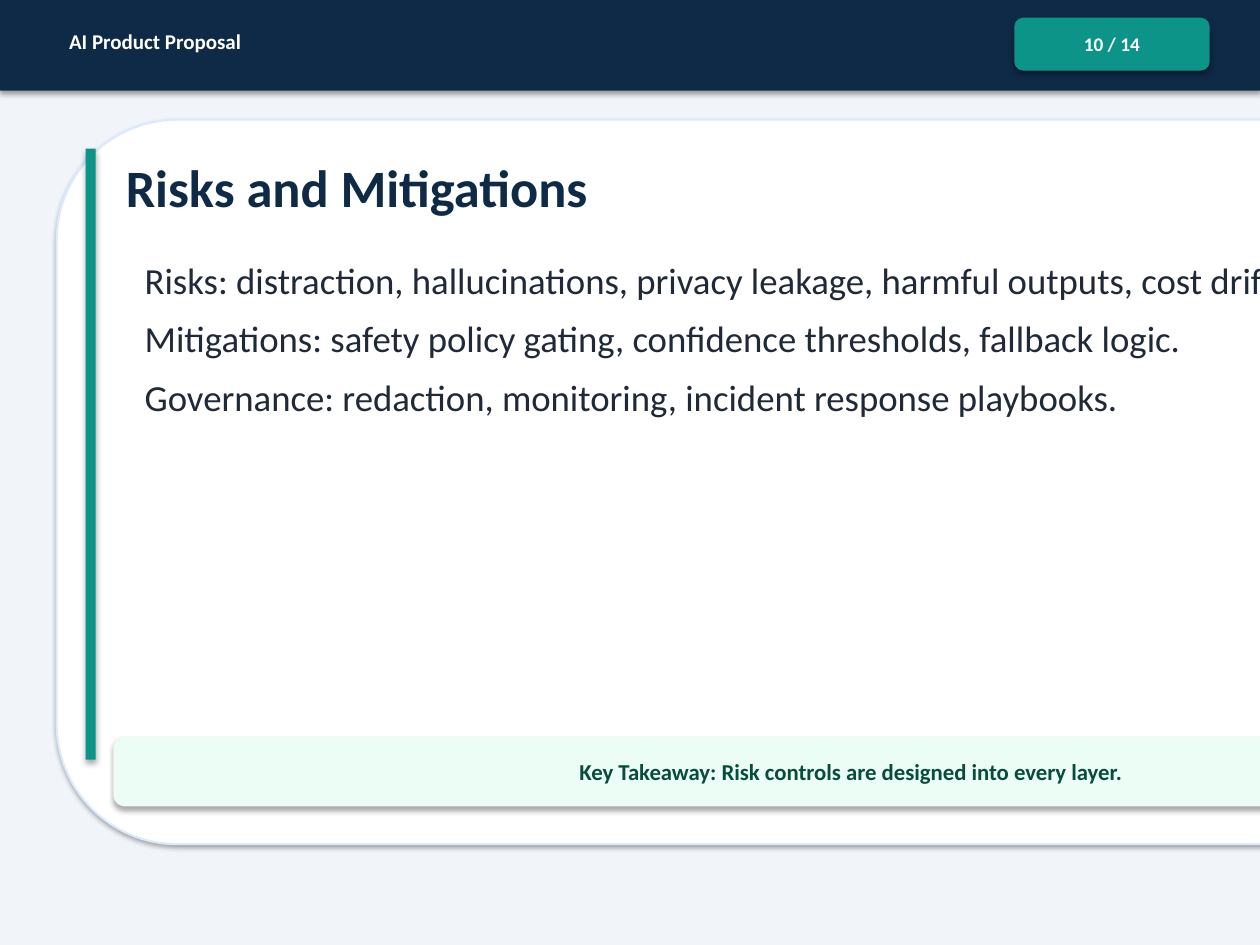
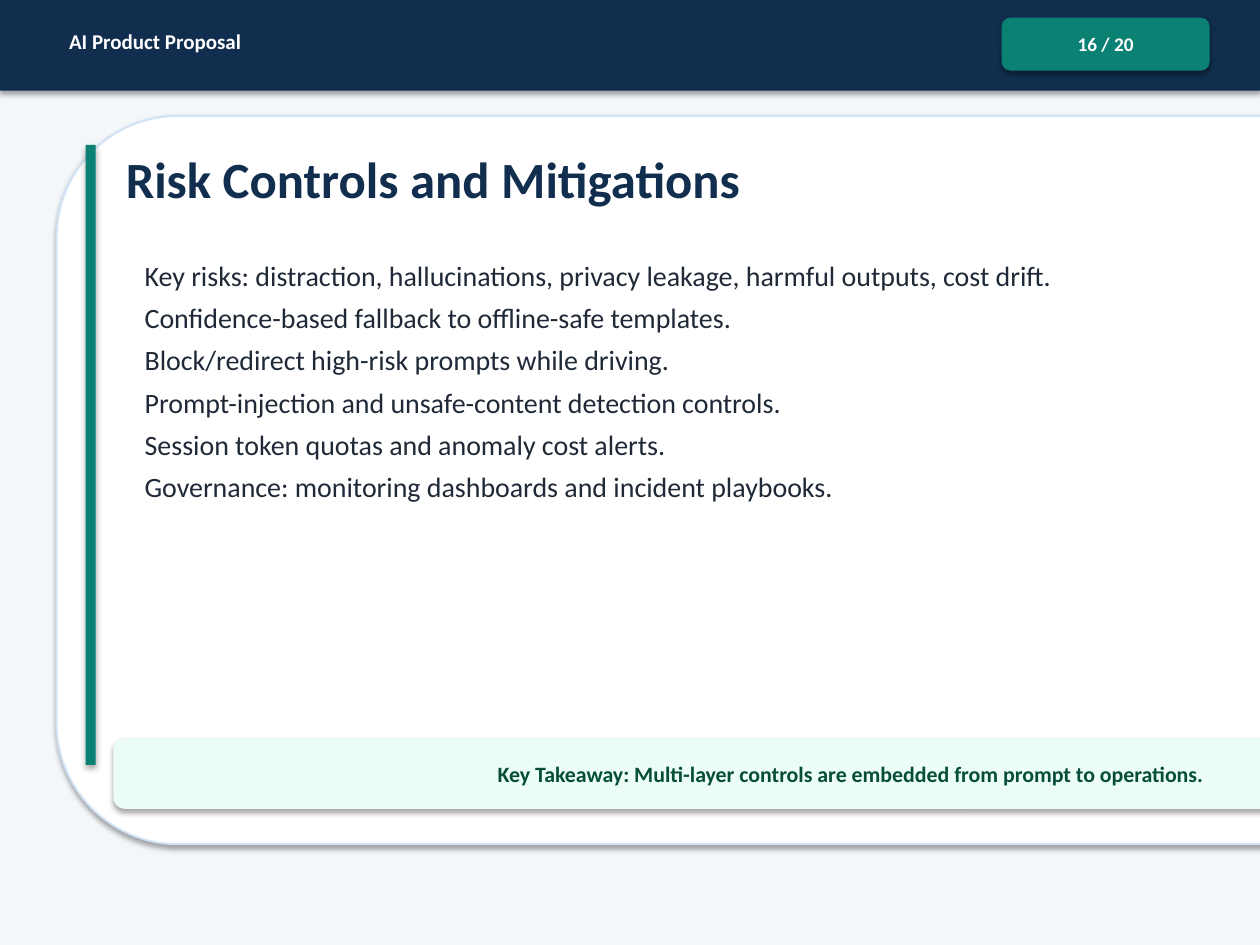
Before and after one commit to Zia-CRM-hub/AI-ProductManager, a slide deck: slide 16 of ProductManager_InnovativeBusinessSolutionWithLLM_Project/ProductManager_InnovativeBusinessSolutionWithLLM_Submission.pptx (slide 10 before the commit). Drawn at 1260x945 pixels with LibreOffice and Linux fonts; fonts in the diff are those of the drawing. Boxes give left, top, right and bottom in pixels: in the first picture for what was removed or moved away, otherwise in the second. Text is boxed around its words. In the diff, an @@ line names an element or a change of style, - is before the commit and + after.

```diff
--- a/ProductManager_InnovativeBusinessSolutionWithLLM_Project/ProductManager_InnovativeBusinessSolutionWithLLM_Submission.pptx
+++ b/ProductManager_InnovativeBusinessSolutionWithLLM_Project/ProductManager_InnovativeBusinessSolutionWithLLM_Submission.pptx
@@ rectangle at [0, 0, 1260, 945]: fill #F1F5F9 to #F4F7FA @@
@@ rectangle at [0, 0, 1260, 91]: fill #0E2A47 to #112E4E @@
@@ rounded rectangle "16 / 20" at [1002, 18, 1210, 71]: fill #0D9488 to #0B8174 @@
@@ rounded rectangle "16 / 20": place and size @@
-rounded rectangle "16 / 20" at [1014, 18, 1210, 71]
+rounded rectangle "16 / 20" at [1002, 18, 1210, 71]
@@ text in rounded rectangle at [1078, 38, 1133, 51]: text changed @@
-10 / 14
+16 / 20
@@ rounded rectangle: place and size @@
-rounded rectangle at [57, 120, 1260, 844]
+rounded rectangle at [57, 116, 1260, 844]
@@ rounded rectangle at [57, 116, 1260, 844]: outline #DBEAFE 1.2 pt to #D1E4F6 1.1 pt @@
@@ rectangle: place and size @@
-rectangle at [86, 149, 96, 760]
+rectangle at [86, 145, 96, 765]
@@ rectangle at [86, 145, 96, 765]: fill #0D9488 to #0B8174 @@
@@ text at [126, 162, 740, 207]: text changed; size 30 to 29 pt; text colour #0E2A47 to #112E4E @@
-Risks and Mitigations
+Risk Controls and Mitigations
@@ text at [145, 266, 1051, 502]: text changed; size 21 to 16 pt @@
-Risks: distraction, hallucinations, privacy leakage, harmful outputs, cost drift.
-Mitigations: safety policy gating, confidence thresholds, fallback logic.
-Governance: redaction, monitoring, incident response playbooks.
+Key risks: distraction, hallucinations, privacy leakage, harmful outputs, cost drift.
+Confidence-based fallback to offline-safe templates.
+Block/redirect high-risk prompts while driving.
+Prompt-injection and unsafe-content detection controls.
+Session token quotas and anomaly cost alerts.
+Governance: monitoring dashboards and incident playbooks.
@@ text in rounded rectangle at [498, 766, 1203, 786]: text changed; size 13 to 12.5 pt @@
-Key Takeaway: Risk controls are designed into every layer.
+Key Takeaway: Multi-layer controls are embedded from prompt to operations.
```
Also in this commit, not shown: 12 other slides changed, 7 slides added, 1 slide removed.
